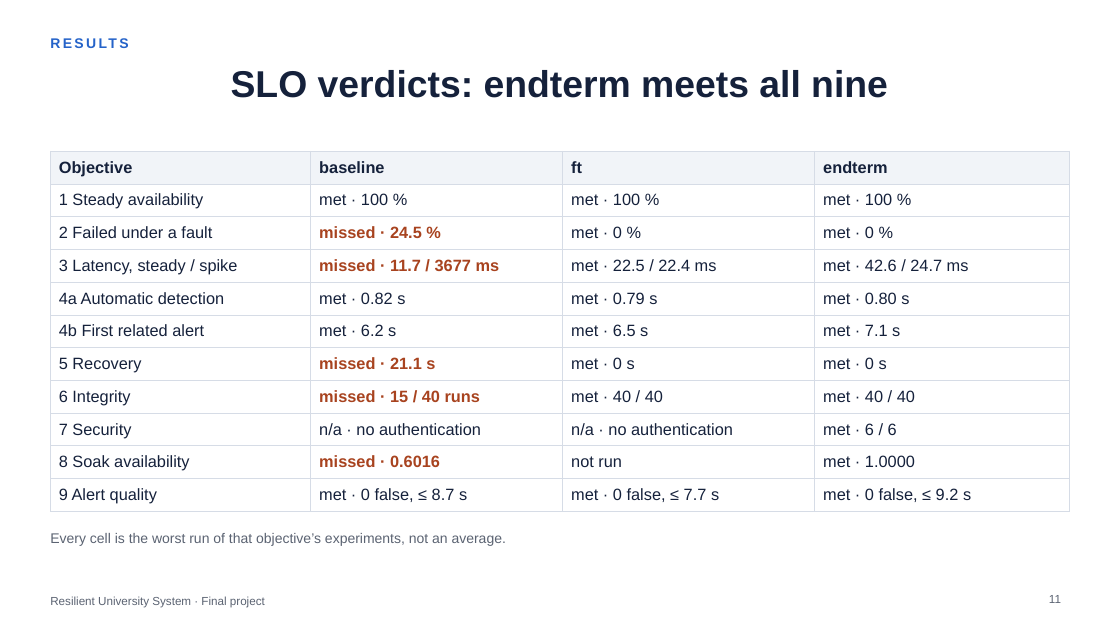
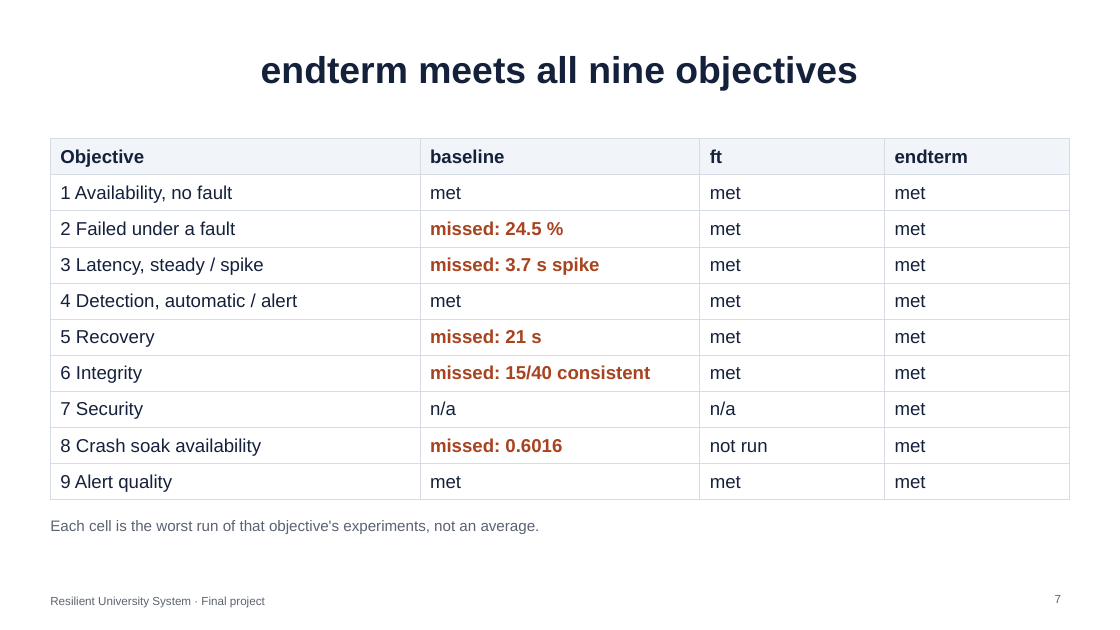
Before and after one commit to Choppa2077/ft-university, a slide deck: slide 7 of docs/final/Final_Presentation.pptx (slide 11 before the commit). Drawn at 1120x630 pixels with LibreOffice and Linux fonts; fonts in the diff are those of the drawing. Boxes give left, top, right and bottom in pixels: in the first picture for what was removed or moved away, otherwise in the second. Text is boxed around its words. In the diff, an @@ line names an element or a change of style, - is before the commit and + after.

```diff
--- a/docs/final/Final_Presentation.pptx
+++ b/docs/final/Final_Presentation.pptx
@@ text removed at (50, 30, 1070, 55) @@
-RESULTS
@@ title at (261, 56, 858, 91): text changed @@
-SLO verdicts: endterm meets all nine
+endterm meets all nine objectives
@@ table at (50, 139, 1070, 496) @@
-row 2: 1 Steady availability | met · 100 % | met · 100 % | met · 100 %
-row 3: 2 Failed under a fault | missed · 24.5 % | met · 0 % | met · 0 %
-row 4: 3 Latency, steady / spike | missed · 11.7 / 3677 ms | met · 22.5 / 22.4 ms | met · 42.6 / 24.7 ms
-row 5: 4a Automatic detection | met · 0.82 s | met · 0.79 s | met · 0.80 s
-row 6: 4b First related alert | met · 6.2 s | met · 6.5 s | met · 7.1 s
-row 7: 5 Recovery | missed · 21.1 s | met · 0 s | met · 0 s
-row 8: 6 Integrity | missed · 15 / 40 runs | met · 40 / 40 | met · 40 / 40
-row 9: 7 Security | n/a · no authentication | n/a · no authentication | met · 6 / 6
-row 10: 8 Soak availability | missed · 0.6016 | not run | met · 1.0000
-row 11: 9 Alert quality | met · 0 false, ≤ 8.7 s | met · 0 false, ≤ 7.7 s | met · 0 false, ≤ 9.2 s
+row 2: 1 Availability, no fault | met | met | met
+row 3: 2 Failed under a fault | missed: 24.5 % | met | met
+row 4: 3 Latency, steady / spike | missed: 3.7 s spike | met | met
+row 5: 4 Detection, automatic / alert | met | met | met
+row 6: 5 Recovery | missed: 21 s | met | met
+row 7: 6 Integrity | missed: 15/40 consistent | met | met
+row 8: 7 Security | n/a | n/a | met
+row 9: 8 Crash soak availability | missed: 0.6016 | not run | met
+row 10: 9 Alert quality | met | met | met
@@ table: place and size @@
-table at (50, 151, 1070, 508)
+table at (50, 139, 1070, 496)
@@ text at (50, 520, 540, 534): text changed; size 12 to 13 pt @@
-Every cell is the worst run of that objective’s experiments, not an average.
+Each cell is the worst run of that objective's experiments, not an average.
@@ page number at (1055, 595, 1061, 603): text changed @@
-11
+7
```
Also in this commit, not shown: 8 other slides changed, 3 slides added, 8 slides removed, 7 other files.
